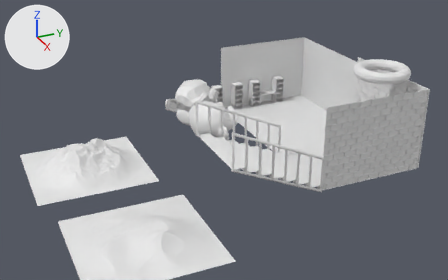
The FBX model Assets/Import/scene_for_BW.fbx: old version first, new version second.
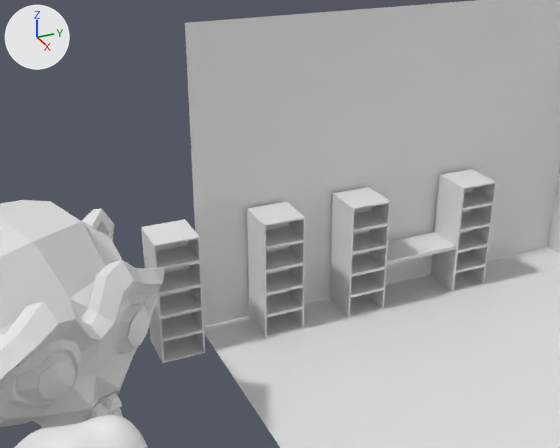
Each version appears first from a 50 mm camera at (10.45, -6.08, 4.96) aimed at (-0.57, -1.12, -0.55), and next in a close-up from a 50 mm camera at (1.89, -1.9, 1.88) aimed at (-0.89, -0.65, 0.49). Every picture has the same lights, and +X, +Y and +Z are marked at upper left. Where no turn or scale is listed for an object, it has been applied to the vertices. Vertices at the same position are counted once.

The older version as bpy lines, for what is in view:
```python
me_cube = bpy.data.meshes.new('Cube')
me_cube.from_pydata(...)  # 64 vertices, 62 faces; spans x -0.094..0.094, y -0.094..0.094, z -0.274..0.274
me_cube_007 = bpy.data.meshes.new('Cube.007')
me_cube_007.from_pydata(...)  # 64 vertices, 62 faces; spans x -0.0188..0.0, y -0.0188..0.0, z 0.0..0.0548
me_cube_008 = bpy.data.meshes.new('Cube.008')
me_cube_008.from_pydata(...)  # 64 vertices, 62 faces; spans x -0.188..0.0, y -0.188..0.0, z 0.0..0.548
ob_cube = bpy.data.objects.new('Cube', me_cube)
ob_cube.location = (-0.89, -0.255, 0.274)
ob_cube_005 = bpy.data.objects.new('Cube.005', me_cube_007)
ob_cube_005.location = (-0.796, -0.579, 0.0)
ob_cube_005.scale = (10.0, 10.0, 10.0)
ob_cube_006 = bpy.data.objects.new('Cube.006', me_cube_008)
ob_cube_006.location = (-0.796, -1.046, 0.0)
# also in view: 'Suzanne.001' at (0.81, -1.98, 0.4); 'Plane' at (1.0, 0.0, 0.68); 'Cube.002' at (-0.9, 0.03, 0.24); 'Suzanne' at (-0.55, -1.88, 0.4); 'Cube.001' at (-0.89, 0.32, 0.27)
```
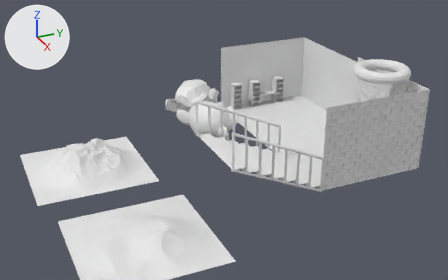
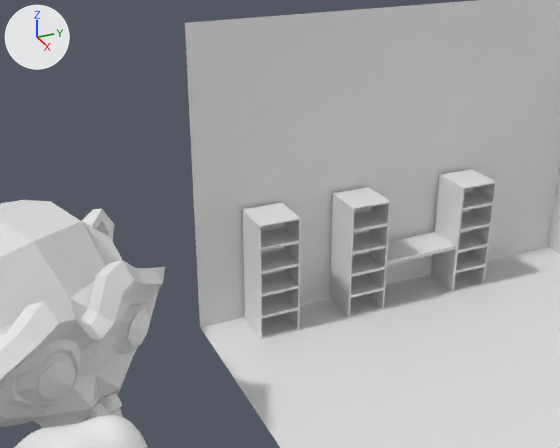
Edits to the scene script, one JSON object a line:
```json
{"block": "me_cube_007", "where": "# used by ob_cube_005; location = (-0.796, -0.579, 0.0); scale = (10.0, 10.0, 10.0)"}
{"op": "remove", "block": "me_cube_007", "code": "me_cube_007.from_pydata(...)  # 64 vertices, 62 faces; spans x -0.0188..0.0, y -0.0188..0.0, z 0.0..0.0548"}
{"op": "add", "block": "me_cube_007", "code": "me_cube_007.from_pydata(...)  # 1112 vertices, 1070 faces; spans x -0.0941..0.0941, y -0.0941..0.0941, z -0.2741..0.2741"}
{"block": "me_cube_007", "change": "me_cube_007 part 1: 64 vertices removed from x -0.0188..0.0, y -0.0188..0.0, z 0.0..0.0548; 1112 vertices added at x -0.0941..0.0941, y -0.0941..0.0941, z -0.2741..0.2741"}
{"op": "set", "path": "ob_cube_005.scale", "old": "(10.0, 10.0, 10.0)", "new": "(1.0, 1.0, 1.0)"}
{"op": "set", "path": "ob_cube_005.location", "old": "(-0.796, -0.579, 0.0)", "new": "(-0.89, -0.694, 0.274)"}
{"op": "remove", "block": "ob_cube_006", "code": ["ob_cube_006 = bpy.data.objects.new('Cube.006', me_cube_008)", "ob_cube_006.location = (-0.796, -1.046, 0.0)"]}
```

Where the change shows, as pixel boxes (x1, y1, x2, y2) in the close-ups (560 x 448 px):
```json
{"object": "Cube.005", "change": "reshaped, moved, rescaled", "before": [247, 202, 305, 338], "after": [243, 203, 301, 339]}
{"object": "Cube.006", "change": "deleted", "before": [141, 219, 205, 363]}
```
